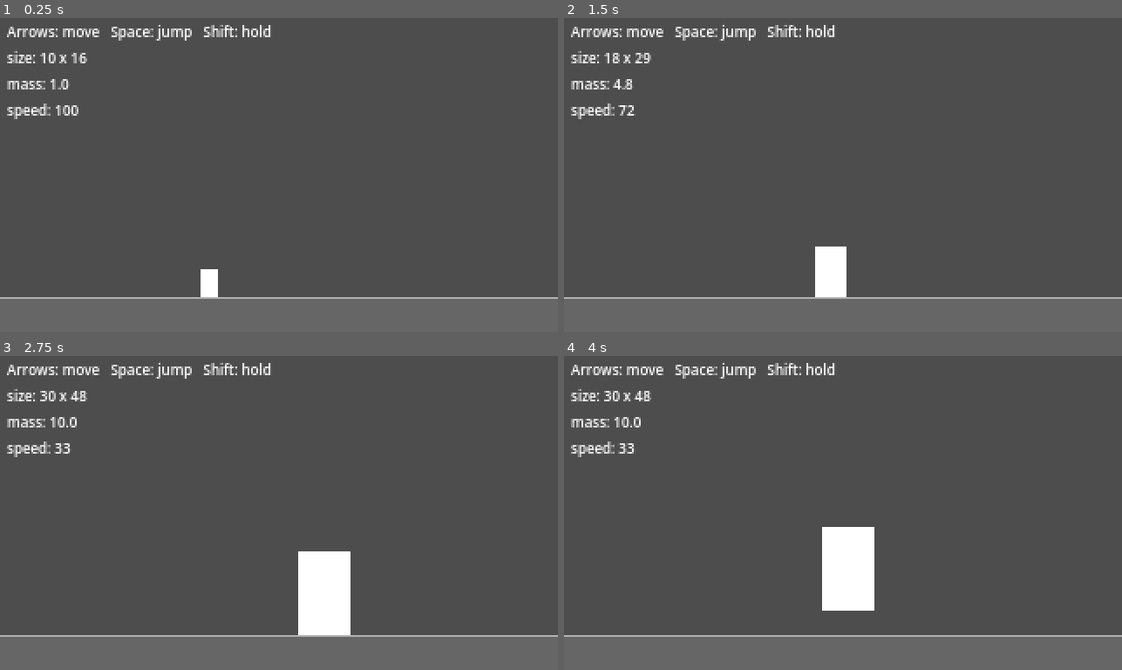
Above: before the commit, frames 1-4 (two rows, left to right).
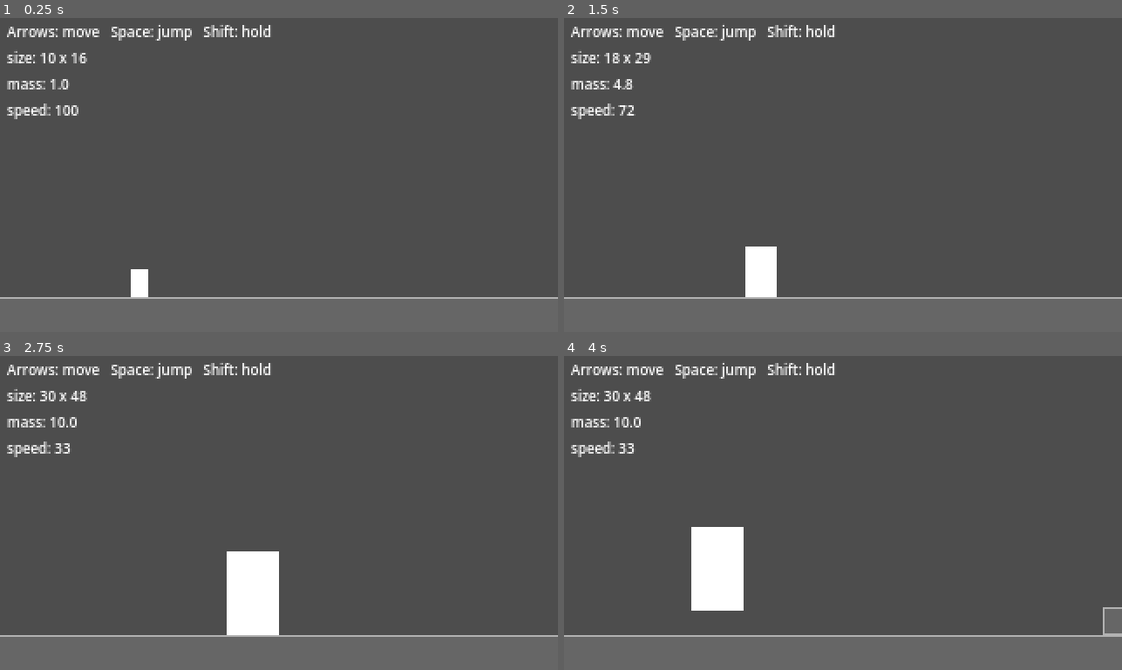
Above: after the commit, the same moments.

Repository: evalfoo/game-off-2026
Game: Godot game, scene res://game/rooms/wide.tscn
Same seed, same stepped clock (60 frames per second), same inputs: the game is played once before the commit and once after it. This scene is started directly instead of the project's main scene.
Inputs (mouse positions are in pixels of both pictures, inside the frame that each line leads up to):
- Up to frame 1 (0.25 s): no input
- Up to frame 2 (1.5 s): tap Enter (ui_accept) at 0.5, 0.77 s; move the mouse to (965, 159) at 0.52 s; hold Right (ui_right) 0.53-1.25 s; hold Shift 0.53-1.25 s; click (965, 159) at 0.67 s; drag from (731, 190) to (815, 237) at 1.27 s
- Up to frame 3 (2.75 s): tap Enter (ui_accept) at 2 s; move the mouse to (334, 443) at 2.02 s; hold Right (ui_right) from 2.03 s (still down); hold Shift from 2.03 s (still down); tap Space at 2.1 s
- Up to frame 4 (4 s): release Right (ui_right) at 2.75 s; release Shift at 2.75 s; drag from (815, 575) to (675, 465) at 2.77 s; move the mouse to (1010, 560) at 3.52 s; hold Left (ui_left) from 3.53 s (still down); hold Shift from 3.53 s (still down); tap Enter (ui_accept) at 3.77 s

The runs differ from the first frame. In frame 1, 0.6% of the frame differs, in the area x 23-40%, y 80-89%; in frame 2, 1.8%; in frame 3, 5.0%; in frame 4, 5.3%, in the area x 22-100%, y 54-89%.

Commit message:
feat(camera): the camera looks ahead in the direction the player walks (#21)
The camera followed the player, so a walking player ran up to the
leading edge of its window, 32 px past the view's centre. The view
showed less ahead of them than behind.

- The camera now follows a point in front of the player, on the side
they last walked toward: 80 px ahead when small (a quarter of the view's
width), 48 px when big. With the 32 px window, once the player stops
after walking, the view's centre settles 48 px ahead of them when small
and 16 px when big. While walking, smoothing keeps it closer, about 30
px and 10 px.
- The point changes sides only once the player walks 32 px back from the
furthest point they reached. A shorter turn keeps the point on its side,
so the view doesn't swing to the other side. The view can still scroll a
little if the point crosses the window's edge, for example right after
the player spawns.
- After a flip the view eases across to the other side with the camera's
usual smoothing, and still stops at the room's edges.
- In the wide room the view now starts at x 200, 80 px right of the
player at x 120. Before, it started at x 160, held there by the room's
left edge.

## Evidence

The new scenario `tools/clips/scenarios/look_ahead.gd` walks right,
turns back a little, walks on, then turns back further. It ran on
`origin/main` and `HEAD`, small and then big (`-- --big`). The files are
in `tests/output/pr-12/`.

| Before | After |
| --- | --- |
| ![Small, before: 8 frames of walking right, a short turn, walking on
and a long
turn](https://github.com/user-attachments/assets/a9554c74-9a1c-4ed5-b05d-29235463ce32)
| ![Small, after: 8 frames of walking right, a short turn, walking on
and a long
turn](https://github.com/user-attachments/assets/9feeef74-9068-47c1-9b73-6e54371c9c2e)
|
| ![Big, before: 8 frames of walking right, a short turn, walking on and
a long
turn](https://github.com/user-attachments/assets/1241b8ef-003b-4f28-a6fb-c67c306fa8b1)
| ![Big, after: 8 frames of walking right, a short turn, walking on and
a long
turn](https://github.com/user-attachments/assets/320e460e-7550-4bd3-9450-8f2b65253c5f)
|

In the after strips, the player stays left of centre while walking
right. After the long turn they end right of centre, about 48 px small
and 16 px big. Before, the player walks ahead of centre, up to the
window's edge on the side they walk toward, so the view shows less ahead
of them than behind. In the small after strip the step still shifts
between the frames around the short turn; that is the view finishing its
ease from the walk, not a swing back.

Side by side, small:


https://github.com/user-attachments/assets/81135422-7fcb-4581-a654-21ce7082224e

Side by side, big:


https://github.com/user-attachments/assets/58f776ec-fd72-4720-b1d8-d68267e5647e

Closes #12.

Diff:
--- a/game/camera.gd
+++ b/game/camera.gd
@@ -6,10 +6,15 @@
 # smoothing glides toward the target; limits keep the room's edges on screen.
 # This script adds the one rule Camera2D lacks: the height follows the player
 # only when they stand on a floor, and holds still while they are in the air,
-# so a jump doesn't move the view.
+# so a jump doesn't move the view. It also follows a look-ahead point in front
+# of the player instead of the player, so the view shows more ahead than behind.
+# The point changes sides only once the player has walked flip_distance back
+# from the furthest point they reached, so a short turn doesn't swing the view.
 #
 # The room sets target and the limits before adding it, after the player, so
 # each physics step it follows where the player has just moved.
+
+const Player := preload("res://game/player.gd")
 
 # Half the camera window's width, as a share of half the view's width: 0.2 is
 # 32 px either side of the centre.
@@ -18,8 +23,22 @@
 # at y 160 of the 180 view, as in the one-screen rooms.
 @export var feet_below_centre := 70.0
 @export var smoothing_speed := 5.0
+# How far in front of the player the look-ahead point sits: a quarter of the
+# view's width when small, less when big, as the big player walks slower. Less
+# the window's half width, it is how far ahead of the player the view's centre
+# settles once they stop after walking: 48 px small, 16 px big.
+@export var small_look_ahead := 80.0
+@export var big_look_ahead := 48.0
+# How far the player walks back from the furthest point they reached before
+# the look-ahead point changes sides. A shorter turn keeps the point on its
+# side.
+@export var flip_distance := 32.0
 
-var target: CharacterBody2D
+var target: Player
+# 1 while the look-ahead point is right of the player, -1 while it is left.
+var side := 1.0
+# The furthest x the player has reached toward side.
+var _furthest := 0.0
 
 
 func _ready() -> void:
@@ -33,8 +52,9 @@
 	# script's, so the view would always trail the target set here by a step.
 	# _physics_process updates it instead, once, after setting the target.
 	set_physics_process_internal(false)
-	position = target.position - Vector2(0, feet_below_centre)
-	# Centres the view on the player now. Camera2D's own first update ran as it
+	_furthest = target.position.x
+	position = Vector2(_look_ahead_x(), target.position.y - feet_below_centre)
+	# Centres the view on the look-ahead point now. Camera2D's own first update ran as it
 	# entered the tree, before this position, so until the next physics step
 	# the view would sit at the room's top-left corner.
 	align()
@@ -43,7 +63,7 @@
 
 
 func _physics_process(_delta: float) -> void:
-	position.x = target.position.x
+	position.x = _look_ahead_x()
 	if target.is_on_floor():
 		position.y = target.position.y - feet_below_centre
 	else:
@@ -51,3 +71,13 @@
 		# easing toward the last landing doesn't carry it on.
 		position.y = get_screen_center_position().y
 	force_update_scroll()
+
+
+func _look_ahead_x() -> float:
+	var x := target.position.x
+	if (x - _furthest) * side >= 0.0:
+		_furthest = x
+	elif (_furthest - x) * side >= flip_distance:
+		side = -side
+		_furthest = x
+	return x + side * lerpf(small_look_ahead, big_look_ahead, target.t)
--- a/tests/camera.gd
+++ b/tests/camera.gd
@@ -1,10 +1,12 @@
 extends "res://tests/lib/test.gd"
 
-# The camera in the wide room, at both sizes: it starts on the player inside
-# the room's limits, holds still while the player walks inside its window,
-# scrolls with the window's edge when they push against it, keeps its height
-# through a jump and moves it after landing on the step, and stops at the
-# room's edges. Every physics frame checks the view stays inside the room.
+# The camera in the wide room, at both sizes: it starts on the look-ahead
+# point in front of the player inside the room's limits, holds still while that
+# point moves inside its window, scrolls with the window's edge when it pushes
+# against it, keeps the point on the side the player walks toward until they
+# walk flip_distance back, keeps its height through a jump and moves it after
+# landing on the step, and stops at the room's edges. Every physics frame
+# checks the view stays inside the room.
 
 const HALF_VIEW := Vector2(160, 90)
 
@@ -13,6 +15,8 @@
 var camera: Camera2D
 # Frames whose view showed something outside the room.
 var outside := 0
+# How far ahead of the player the view's centre settles walking right, by size.
+var leads := {}
 
 
 func run() -> void:
@@ -30,37 +34,61 @@
 	var margin: float = camera.window_margin * HALF_VIEW.x
 	var floor_y: float = room.FLOOR_Y
 	var size: Vector2 = room.SIZE
+	var small_ahead: float = camera.small_look_ahead
+	var ahead: float = camera.big_look_ahead if big else small_ahead
+	var flip: float = camera.flip_distance
 	outside = 0
 
 	await physics(1)
-	check(_centre().distance_to(Vector2(HALF_VIEW.x, floor_y - feet_below)) < 0.01,
-		"%s: the view starts on the player, held off the left edge: %s" % [label, _centre()])
+	var start := Vector2(player.position.x + small_ahead, floor_y - feet_below)
+	check(_centre().distance_to(start) < 0.01,
+		"%s: the view starts on the point %d px right of the player: %s" % [label, small_ahead, _centre()])
 	if big:
 		Events.hold_key(KEY_SHIFT, true)
 		await physics(40)
 
-	# Walk right past the window's right edge. While walking, the view eases
-	# after the window's edge rather than keeping up with it.
+	# Walk right past the window's right edge, to short of the step. While
+	# walking, the view eases after the window's edge rather than keeping up
+	# with it.
 	var start_x := _centre().x
-	await _walk(KEY_RIGHT, func() -> bool: return player.position.x >= 300.0)
-	var lag := player.position.x - margin - _centre().x
+	await _walk(KEY_RIGHT, func() -> bool: return player.position.x >= 360.0)
+	var lag := player.position.x + ahead - margin - _centre().x
 	check(_centre().x > start_x + 1.0 and lag > 2.0,
 		"%s: walking right, the view follows but trails the window's edge: view x %.1f -> %.1f, %.1f px behind" % [label, start_x, _centre().x, lag])
 	await physics(90)
-	check(absf(_centre().x - (player.position.x - margin)) < 0.5,
-		"%s: walking right, the player ends at the window's right edge: player x %.1f, view x %.1f" % [label, player.position.x, _centre().x])
-
-	# Turn and walk left, inside the window: the view holds.
+	var lead := _centre().x - player.position.x
+	check(absf(lead - (ahead - margin)) < 0.5,
+		"%s: walking right, the look-ahead point ends at the window's right edge, %.1f px ahead of the player" % [label, lead])
+	leads[label] = lead
+
+	# A short turn, under flip_distance back from where the player stopped: the
+	# look-ahead point stays right and moves inside the window, so the view
+	# holds.
 	var held := _centre().x
 	var turned_at := player.position.x
-	await _walk(KEY_LEFT, func() -> bool: return player.position.x <= turned_at - margin)
-	check(absf(_centre().x - held) < 0.5,
-		"%s: turning and walking inside the window leaves the view: %.1f -> %.1f" % [label, held, _centre().x])
-	# On past its left edge: the view follows that edge.
-	await _walk(KEY_LEFT, func() -> bool: return player.position.x <= turned_at - 3.0 * margin)
-	await physics(90)
-	check(absf(_centre().x - (player.position.x + margin)) < 0.5,
-		"%s: walking on left, the player ends at the window's left edge: player x %.1f, view x %.1f" % [label, player.position.x, _centre().x])
+	await _walk(KEY_LEFT, func() -> bool: return player.position.x <= turned_at - (flip - 8.0))
+	await physics(30)
+	check(camera.side == 1.0 and absf(_centre().x - held) < 0.5,
+		"%s: a short turn back %.1f px leaves the look-ahead point right and the view: %.1f -> %.1f" % [label, turned_at - player.position.x, held, _centre().x])
+	# On left: the point flips once the player is flip_distance back.
+	var flipped_at := await _walk_until_flip(label, KEY_LEFT, turned_at - 3.0 * margin)
+	check(turned_at - flipped_at >= flip and turned_at - flipped_at < flip + 3.0,
+		"%s: walking on left, the look-ahead point flips %.1f px back from where the player turned" % [label, turned_at - flipped_at])
+	await _walk(KEY_LEFT, func() -> bool: return player.position.x <= turned_at - 4.0 * margin)
+	await physics(120)
+	check(absf(_centre().x - (player.position.x - ahead + margin)) < 0.5,
+		"%s: walking on left, the look-ahead point ends at the window's left edge: player x %.1f, view x %.1f" % [label, player.position.x, _centre().x])
+
+	# Flipping back right needs the full distance again.
+	held = _centre().x
+	turned_at = player.position.x
+	await _walk(KEY_RIGHT, func() -> bool: return player.position.x >= turned_at + (flip - 8.0))
+	await physics(30)
+	check(camera.side == -1.0 and absf(_centre().x - held) < 0.5,
+		"%s: a short turn right %.1f px leaves the look-ahead point left and the view: %.1f -> %.1f" % [label, player.position.x - turned_at, held, _centre().x])
+	flipped_at = await _walk_until_flip(label, KEY_RIGHT, turned_at + 3.0 * margin)
+	check(flipped_at - turned_at >= flip and flipped_at - turned_at < flip + 3.0,
+		"%s: walking on right, the look-ahead point flips back %.1f px from where the player turned" % [label, flipped_at - turned_at])
 
 	# Jump in place: the height holds.
 	var floor_view_y := _centre().y
@@ -100,8 +128,29 @@
 	await physics(180)
 	check(absf(_centre().x - (size.x - HALF_VIEW.x)) < 0.01,
 		"%s: at the right wall the view stops at the room's edge: %.1f" % [label, _centre().x])
+	# Turning back from the wall, the view leaves the edge and follows the
+	# look-ahead point left.
+	await _walk(KEY_LEFT, func() -> bool: return player.position.x <= size.x - 2.0 * HALF_VIEW.x)
+	await physics(120)
+	check(camera.side == -1.0 and absf(_centre().x - (player.position.x - ahead + margin)) < 0.5,
+		"%s: walking back from the wall, the view follows the look-ahead point: player x %.1f, view x %.1f" % [label, player.position.x, _centre().x])
+	# Staged at whole-pixel positions, so the distances are exact: the player,
+	# standing with the point left, is moved to x 600 and then right. Just short
+	# of flip_distance the point stays left; exactly on it, it flips.
+	player.position.x = 600.0
+	await physics(2)
+	player.position.x = 600.0 + flip - 0.01
+	await physics(2)
+	var short_side: float = camera.side
+	player.position.x = 600.0 + flip
+	await physics(2)
+	check(short_side == -1.0 and camera.side == 1.0,
+		"%s: standing %.2f px back keeps the point left, %.2f px back flips it: side %d, then %d" % [label, flip - 0.01, flip, short_side, camera.side])
 
 	check(outside == 0, "%s: the view stays inside the room every frame: %d frames outside" % [label, outside])
+	if big:
+		check(leads.big > 0.0 and leads.big < leads.small,
+			"the big player gets less look-ahead than the small one: %.1f px against %.1f px" % [leads.big, leads.small])
 	Events.hold_key(KEY_SHIFT, false)
 	room.free()
 	await physics_frame
@@ -122,6 +171,22 @@
 			break
 	if not keep:
 		Events.hold_key(key, false)
+
+
+# Holds `key` until the look-ahead point changes sides, then lets go. Fails
+# the check if the player reaches `limit` first. Returns the player's x on the
+# frame it changed.
+func _walk_until_flip(label: String, key: Key, limit: float) -> float:
+	var side: float = camera.side
+	var dir := 1.0 if key == KEY_RIGHT else -1.0
+	Events.hold_key(key, true)
+	for i: int in 1200:
+		await physics(1)
+		if camera.side != side or (player.position.x - limit) * dir >= 0.0:
+			break
+	Events.hold_key(key, false)
+	check(camera.side == -side, "%s: the look-ahead point changes sides before x %.1f: at %.1f" % [label, limit, player.position.x])
+	return player.position.x
 
 
 # Waits for the player to leave the floor and land again. Returns how far the
--- /dev/null
+++ b/tools/clips/scenarios/look_ahead.gd
@@ -0,0 +1,39 @@
+extends "res://tools/clips/scenario.gd"
+
+# The camera's look-ahead in the wide room: the player walks right, turns back
+# a little and walks on, then turns back further and walks left. Pass -- --big
+# to hold Shift throughout. The wide room is on both refs, so record both:
+#
+#   tools/clips/record.sh tools/clips/scenarios/look_ahead.gd [-- --big]
+
+func run() -> void:
+	var big := "--big" in OS.get_cmdline_user_args()
+	game.free()
+	game = (load("res://game/rooms/wide.tscn") as PackedScene).instantiate()
+	root.add_child(game)
+	fixture("the wide room, %s player" % ("big" if big else "small"))
+	if big:
+		Events.hold_key(KEY_SHIFT, true)
+		await hold(0.6)
+	start_clip()
+	await hold(0.3)
+	# The big player walks a third as fast, so it holds each key longer.
+	var scale := 2.5 if big else 1.0
+	strip(roundi((1.6 + 0.2 + 0.6 + 0.8 + 0.6 + 1.2 + 1.5) * scale * FPS / 8.0),
+		"walk right, a short turn back, walk on, a long turn back")
+	await _walk(KEY_RIGHT, 1.6 * scale, "walk right")
+	await _walk(KEY_LEFT, 0.2 * scale, "short turn left")
+	await hold(0.6 * scale)
+	await _walk(KEY_RIGHT, 0.8 * scale, "walk right again")
+	await hold(0.6 * scale)
+	await _walk(KEY_LEFT, 1.2 * scale, "long turn left")
+	await hold(1.5 * scale)
+	Events.hold_key(KEY_SHIFT, false)
+	finish()
+
+
+func _walk(key: Key, seconds: float, event: String) -> void:
+	mark(event)
+	Events.hold_key(key, true)
+	await hold(seconds)
+	Events.hold_key(key, false)
Not shown, added: tools/clips/scenarios/look_ahead.gd.uid
Not shown, changed: docs/implementation.md
